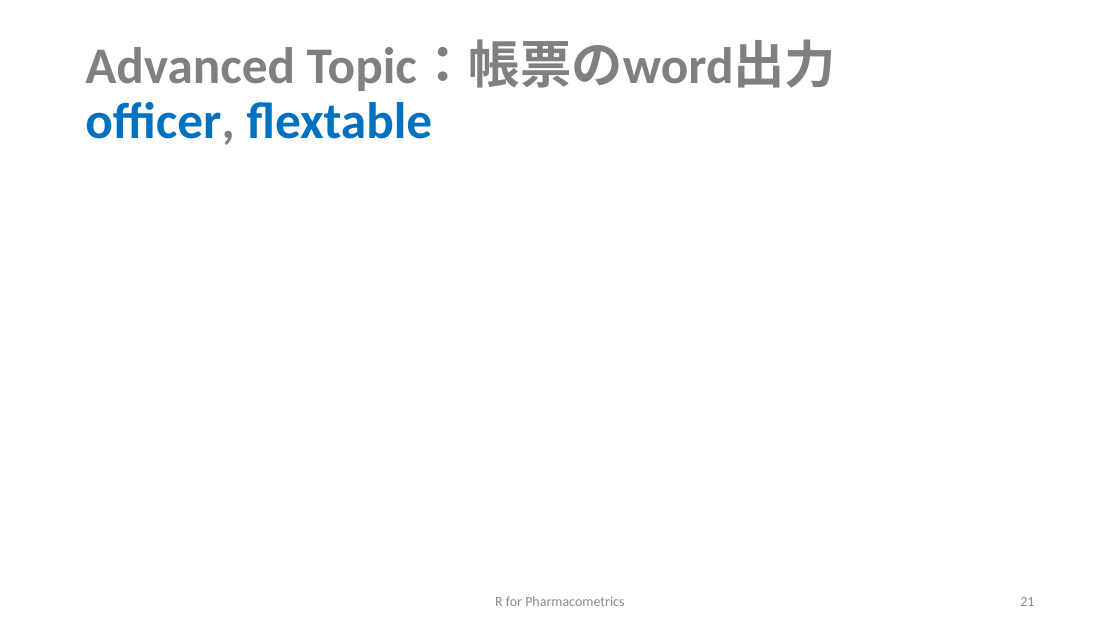
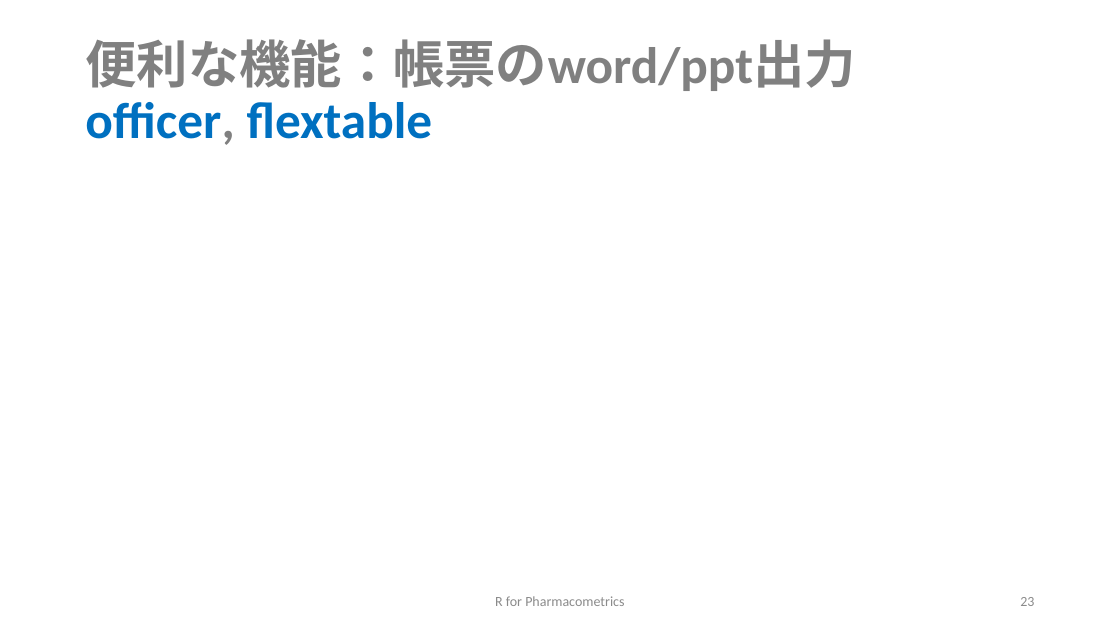
Before and after one commit to MasatoFukae/R-for-PMx, a slide deck: slide 23 of sample/1_data_handling.pptx (slide 21 before the commit). Drawn at 1120x630 pixels with LibreOffice and Linux fonts; fonts in the diff are those of the drawing. Boxes give left, top, right and bottom in pixels: in the first picture for what was removed or moved away, otherwise in the second. Text is boxed around its words. In the diff, an @@ line names an element or a change of style, - is before the commit and + after.

```diff
--- a/sample/1_data_handling.pptx
+++ b/sample/1_data_handling.pptx
@@ title at (85, 39, 856, 145): text changed @@
-Advanced Topic：帳票のword出力
-officer, flextable
+便利な機能：帳票のword/ppt出力
+officer, flextable
@@ page number at (1020, 597, 1034, 606): text changed @@
-21
+23
```
Also in this commit, not shown: 7 other slides changed, 2 slides added, 2 other files.
